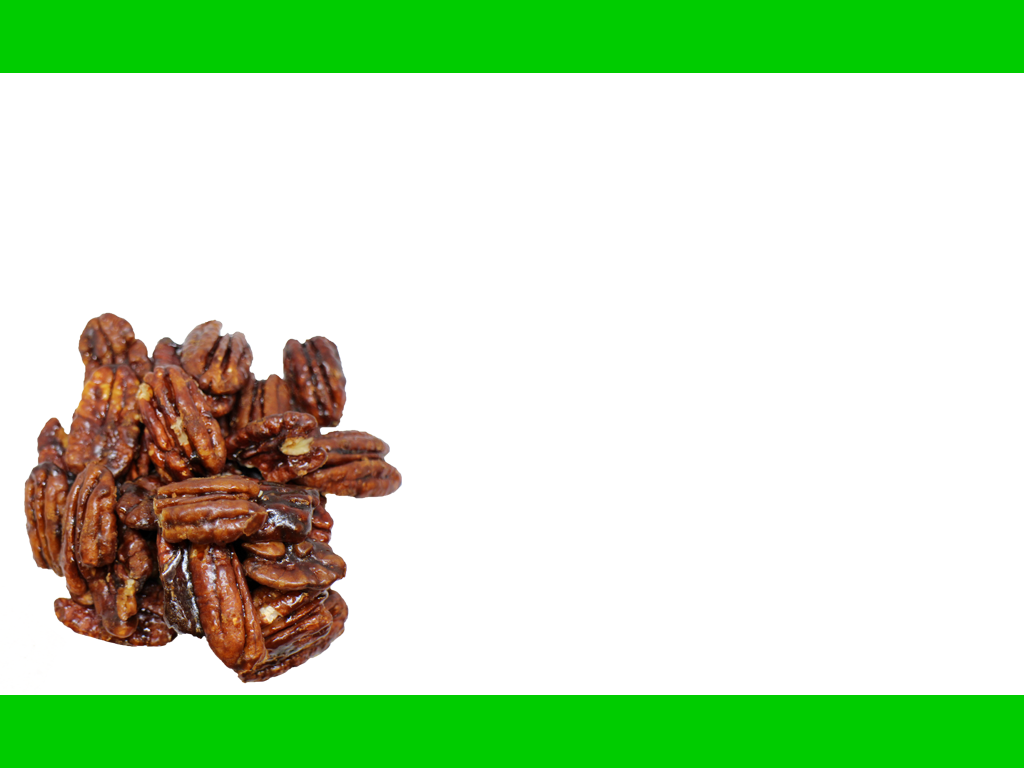
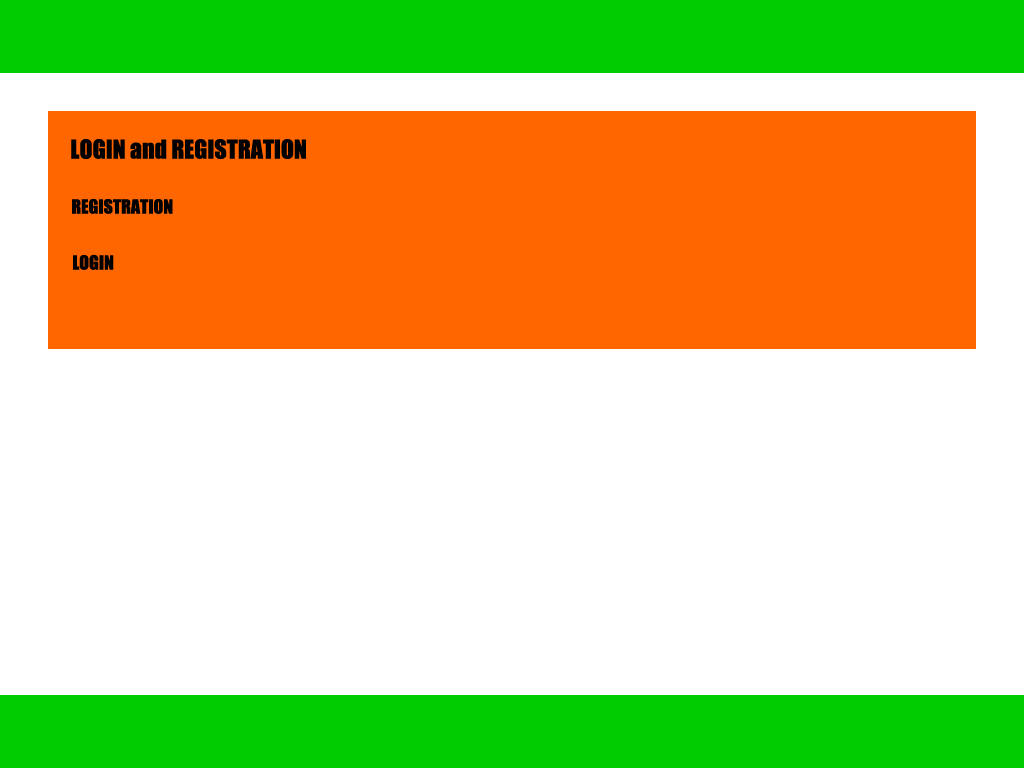
Layers edited between the first and the second w=1024, h=768 image:
added layer "LOGIN and REGISTRATION" above "REGISTRATION" over [71, 139, 306, 159]
added layer "REGISTRATION" above "LOGIN" over [72, 198, 173, 214]
added layer "LOGIN" above "Layer 5" over [73, 254, 114, 270]
added layer "Layer 5" above "home_slot" over [48, 111, 976, 349]
hid "pecans" over [12, 298, 402, 692]
